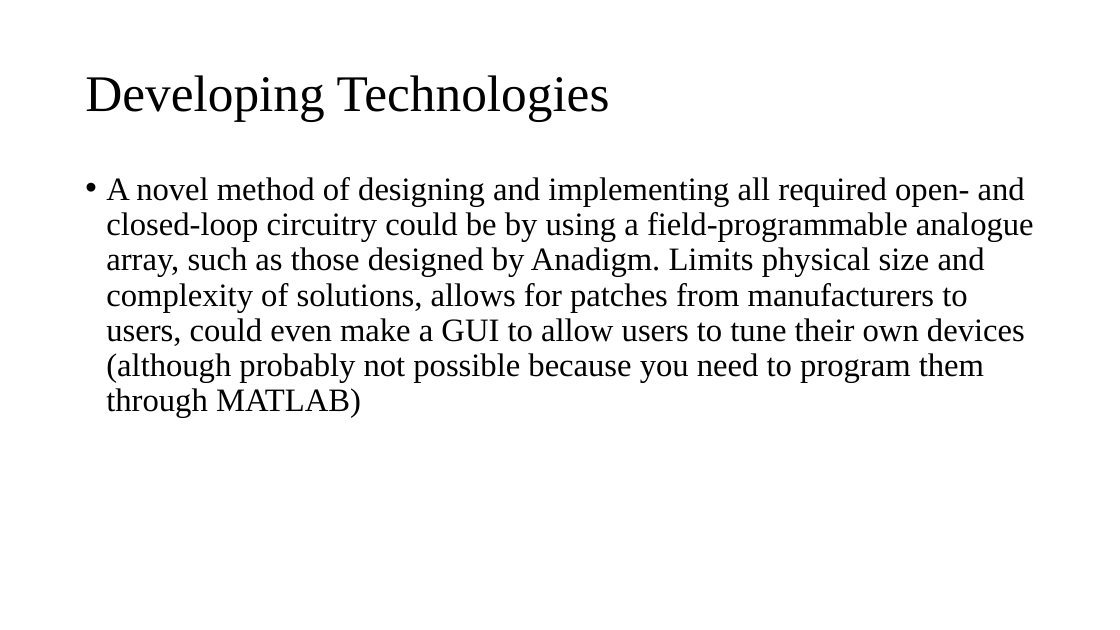
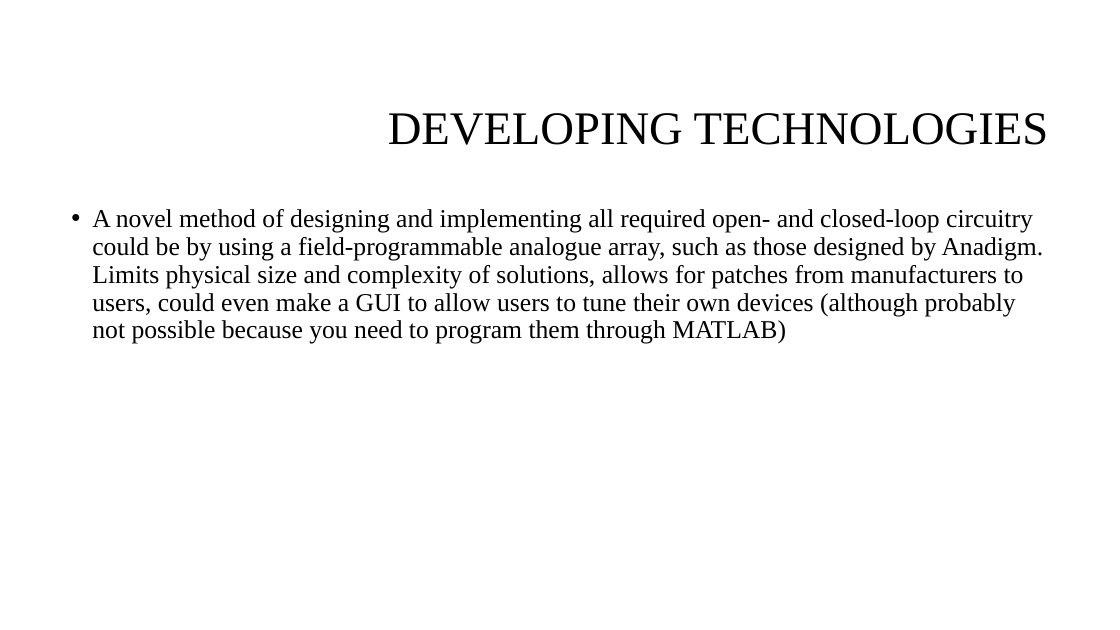
Before and after one commit to spez1998/3rd-year-project, a slide deck: slide 6 of Deliverables/2ndMarkerViva/viva_presentation.pptx. Drawn at 1120x630 pixels with LibreOffice and Linux fonts; fonts in the diff are those of the drawing; background and template pictures are left out. Boxes give left, top, right and bottom in pixels: in the first picture for what was removed or moved away, otherwise in the second. Text is boxed around its words. In the diff, an @@ line names an element or a change of style, - is before the commit and + after.

```diff
--- a/Deliverables/2ndMarkerViva/viva_presentation.pptx
+++ b/Deliverables/2ndMarkerViva/viva_presentation.pptx
@@ title at [388,113,1049,145]: text changed; size 44 to 40 pt @@
-Developing Technologies
+DEVELOPING TECHNOLOGIES
@@ text "A novel method of designing ...": place and size @@
-text "A novel method of designing ..." at [106,177,1034,418]
+text "A novel method of designing ..." at [92,209,1044,344]
@@ text "A novel method of designing ..." at [92,209,1044,344]: size 28 to 22 pt @@
```
Also in this commit, not shown: 13 other slides changed, 2 slides added, 1 other file.
